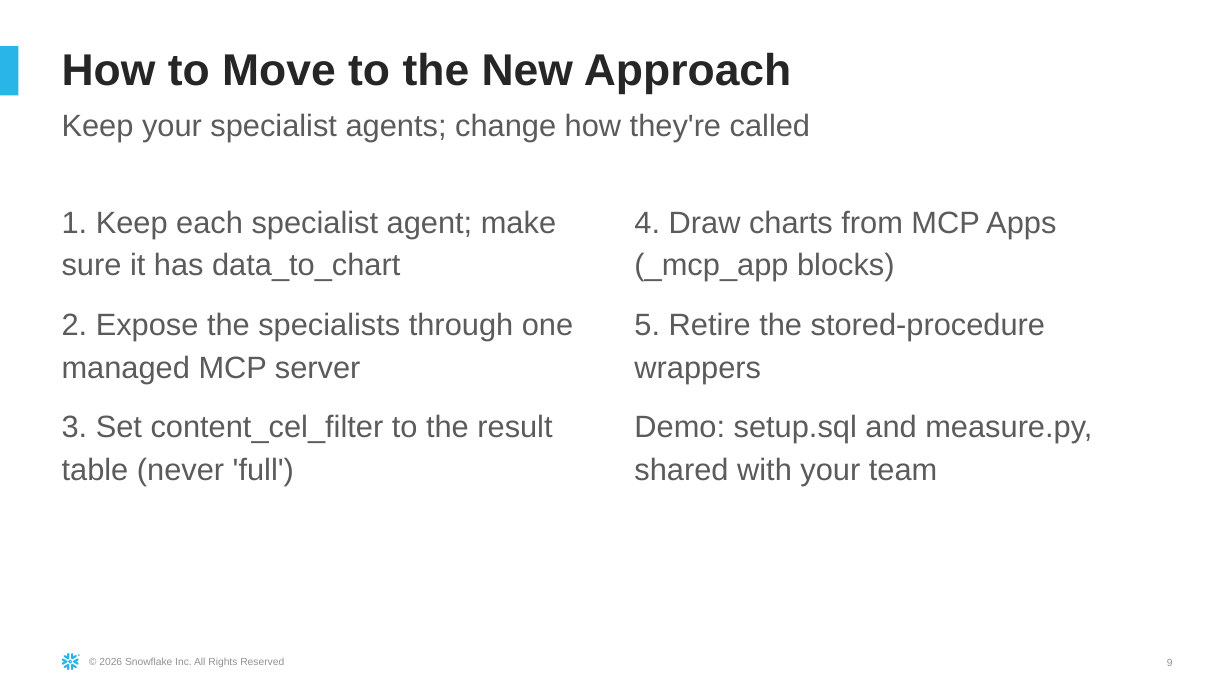
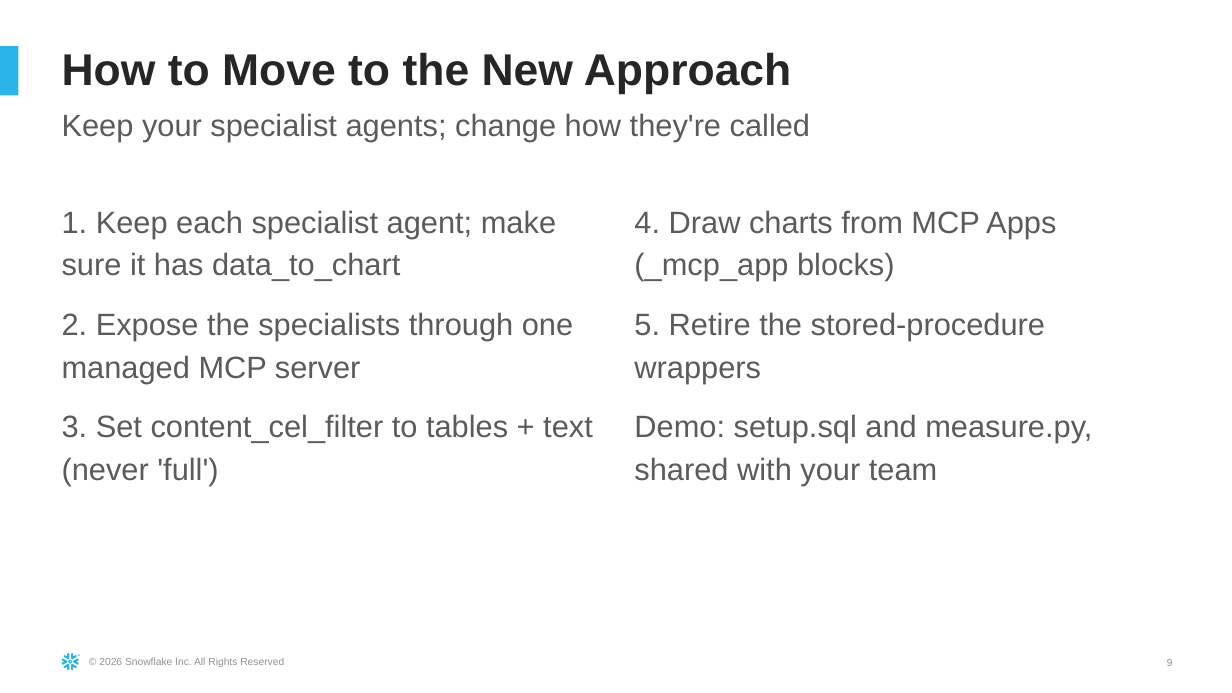
Before and after one commit to sfc-gh-hmassa/cortex-multi-agent-mcp, a slide deck: slide 9 of docs/Multi-Agent_on_Cortex_Agents.pptx. Drawn at 1232x693 pixels with LibreOffice and Linux fonts; fonts in the diff are those of the drawing. Boxes give left, top, right and bottom in pixels: in the first picture for what was removed or moved away, otherwise in the second. Text is boxed around its words. In the diff, an @@ line names an element or a change of style, - is before the commit and + after.

Commit message:
Hand-written SQL steps, specialists discovered from the MCP server, tables+text filter, final benchmark

```diff
--- a/docs/Multi-Agent_on_Cortex_Agents.pptx
+++ b/docs/Multi-Agent_on_Cortex_Agents.pptx
@@ text at [62,414,593,485]: text changed @@
-3. Set content_cel_filter to the result table (never 'full')
+3. Set content_cel_filter to tables + text (never 'full')
```
Also in this commit, not shown: 7 other slides changed, 18 other files.
